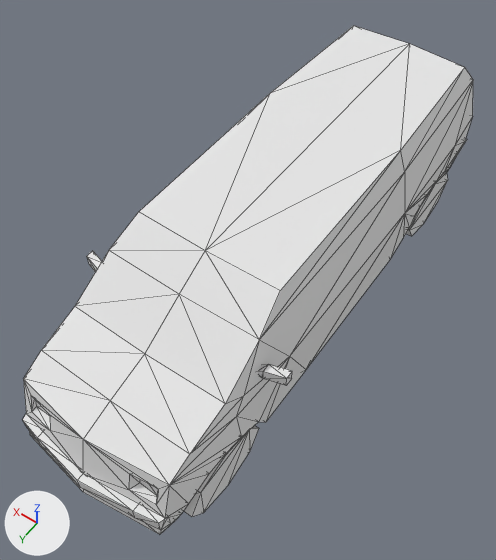
The OBJ model GameResources/Meshes/Car4_o3.obj: old version first, new version second.
Rendered twice from a camera (50 mm lens) standing at (-2.21, 5.48, 6.53) and looking at (0.04, 2.32, 1.56). The axes (+X, +Y, +Z) are drawn at lower left. The lights are the same throughout. Mesh edges are drawn as thin lines. Where no turn or scale is listed for an object, it has been applied to the vertices.

In view in the first picture: 'Car4'.
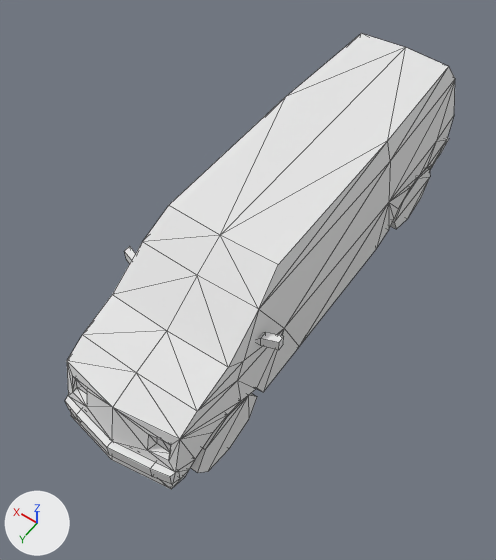
Changed parts and their boxes [x1, y1, x2, y2] in the pictures (496 x 560 px; the box of a moved part takes in the faces that stretch with it):
'Car4', reshaped (13% narrower, 10% shorter): before [23, 26, 473, 534]; after [65, 33, 455, 489]
part 1 of me_car4, moved or reshaped: before [23, 26, 473, 534]; after [67, 33, 455, 489]
part 2 of me_car4, added: after [190, 393, 257, 473]
part 3 of me_car4, added: after [391, 168, 430, 229]
part 4 of me_car4, rebuilt: before [457, 139, 467, 155]; after [438, 138, 449, 157]
part 5 of me_car4, added: after [65, 396, 180, 484]
part 6 of me_car4, deleted: before [23, 172, 448, 530]
part 7 of me_car4, added: after [124, 246, 284, 350]

What changed in the scene script:
```text
Change me_car4:
    used by ob_car4; location = (0.0, 0.0, 0.0)
    remove me_car4.from_pydata(...)  # 264 vertices, 476 faces; spans x -0.99..0.99, y -0.78..4.59, z 1.01..2.6
    add me_car4.from_pydata(...)  # 264 vertices, 380 faces; spans x -0.77..0.78, y -0.67..4.26, z 1.01..2.6
    me_car4 part 1: the loose piece of 136 vertices spanning x -0.84..0.84, y -0.63..4.59, z 1.26..2.6 is scaled about its middle by (0.781, 0.918, 1), then moved by (0.0, -0.11, 0.0)
    me_car4 part 2: a new loose piece, an 8-sided cylinder along x spanning x -0.64..-0.46, y 3.14..3.96, z 1.01..1.62, in mat_car4_mat (its picture is missing)
    me_car4 part 3: a new loose piece, an 8-sided cylinder along x spanning x -0.63..-0.45, y -0.16..0.66, z 1.01..1.62, in mat_car4_mat (its picture is missing)
    me_car4 part 4: the loose piece of 20 vertices spanning x -0.75..0.75, y -0.78..-0.54, z 1.33..1.51 is rebuilt with 20 vertices and now spans x -0.58..0.59, y -0.67..-0.45, z 1.33..1.51
    me_car4 part 5: a new loose piece of 20 vertices spanning x -0.57..0.58, y 4.09..4.26, z 1.36..1.51, in mat_car4_mat (its picture is missing)
    me_car4 part 6: 7 loose pieces with 108 vertices, spanning x -0.99..0.99, y -0.22..4.59, z 1.01..2.18, are deleted
    me_car4 part 7
    16 vertices are added at x -0.77..0.78, y 2.99..3.06, z 2.07..2.18
    8 new vertices lie (0.0, 0.06, 0.0) away from vertices in x -0.64..0.64, y 3.04, z 2.07..2.18
    18 new faces join them
```
